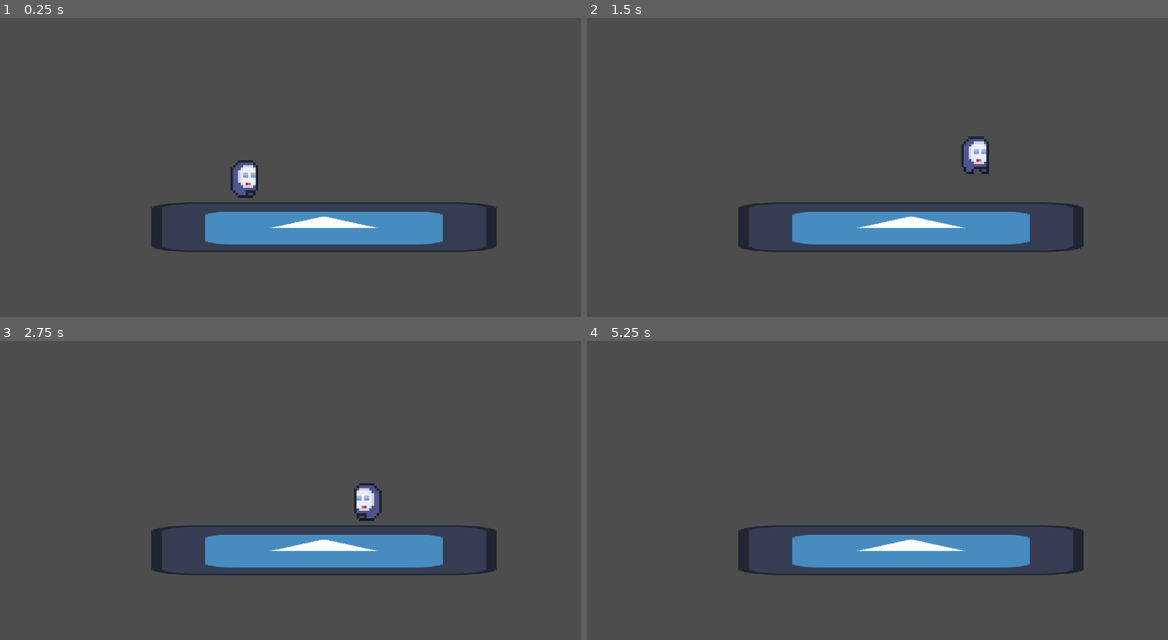
Above: before the commit, frames 1-4 (two rows, left to right).
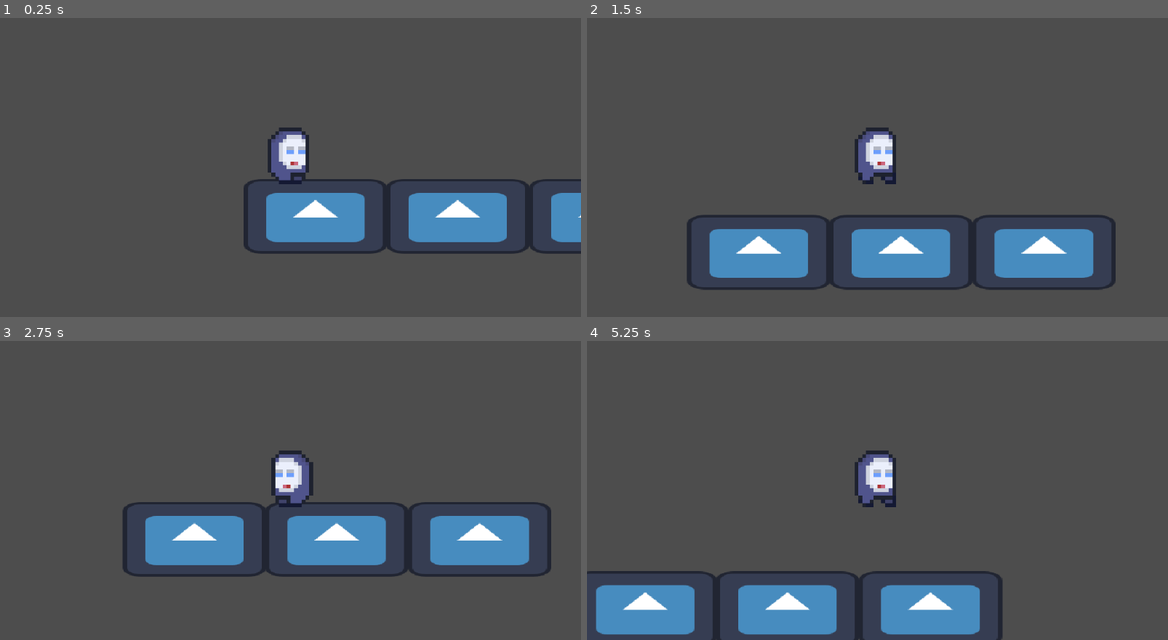
Above: after the commit, the same moments.

Repository: DanSoftDev/godot_basics
Game: Godot game, scene res://Assets/Scene/world.tscn
The game is run twice, just before and just after one commit, with the same random seed, the same clock (stepped at 60 frames per second) and the same inputs. The engine's default icon, where the game draws it, is replaced by a stand-in: a white triangle on a blue panel in a dark square.
Inputs:
- Up to frame 1 (0.25 s): no input
- Up to frame 2 (1.5 s): hold D (Right) from 0.53 s (still down); tap Space (Jump) at 0.77 s
- Up to frame 3 (2.75 s): tap Space (Jump) at 1.52 s; release D (Right) at 2.03 s; hold A (Left) from 2.03 s (still down)
- Up to frame 4 (5.25 s): release A (Left) at 2.78 s; hold D (Right) 2.78-4.28 s; tap Space (Jump) at 3.02, 3.77, 4.52 s; hold A (Left) 4.28-5.03 s; tap Enter at 5 s; hold D (Right) from 5.03 s (still down)

The runs differ from the first frame. In frame 1, 10% of the frame differs, in the area x 26-100%, y 36-79%; in frame 2, 14%; in frame 3, 12%; in frame 4, 16%, in the area x 0-86%, y 36-100%.

Commit message:
added camera2d to player

Diff:
--- a/Assets/Scene/world.tscn
+++ b/Assets/Scene/world.tscn
@@ -5,6 +5,7 @@
 [ext_resource type="Texture2D" uid="uid://b5mim7gvtlh73" path="res://Assets/Sprites/icon.svg" id="3_rfrvd"]
 
 [sub_resource type="RectangleShape2D" id="RectangleShape2D_falot"]
+size = Vector2(10.4, 14)
 
 [sub_resource type="AtlasTexture" id="AtlasTexture_ckic1"]
 atlas = ExtResource("2_cr78j")
@@ -88,19 +89,22 @@
 }]
 
 [sub_resource type="RectangleShape2D" id="RectangleShape2D_6yglq"]
-size = Vector2(674, 91)
+size = Vector2(569, 91)
 
 [node name="Node2D" type="Node2D"]
 
 [node name="CharacterBody2D" type="CharacterBody2D" parent="."]
-position = Vector2(487, 353)
+position = Vector2(429, 417)
 scale = Vector2(5, 5)
 script = ExtResource("1_kq4p8")
+speed = 200
 jumpForce = 250
 jumpHeight = 250
 metadata/_edit_group_ = true
 
 [node name="CollisionShape2D" type="CollisionShape2D" parent="CharacterBody2D"]
+position = Vector2(-0.199997, 0.399994)
+scale = Vector2(1, 1)
 shape = SubResource("RectangleShape2D_falot")
 
 [node name="AnimatedSprite2D" type="AnimatedSprite2D" parent="CharacterBody2D"]
@@ -108,17 +112,30 @@
 animation = &"Jump"
 frame_progress = 0.273516
 
+[node name="Camera2D" type="Camera2D" parent="CharacterBody2D"]
+scale = Vector2(0.5, 0.5)
+zoom = Vector2(1.5, 1.5)
+
 [node name="StaticBody2D" type="StaticBody2D" parent="."]
 z_index = -1
-position = Vector2(322, 510)
+position = Vector2(378, 512)
 metadata/_edit_group_ = true
 
 [node name="Sprite2D" type="Sprite2D" parent="StaticBody2D"]
-position = Vector2(320.5, -40.5)
-scale = Vector2(5.35156, 0.773438)
+position = Vector2(84, 0)
+scale = Vector2(1.48438, 0.773438)
 texture = ExtResource("3_rfrvd")
-metadata/_edit_group_ = true
+
+[node name="Sprite2D2" type="Sprite2D" parent="StaticBody2D"]
+position = Vector2(272, 0)
+scale = Vector2(1.48438, 0.773438)
+texture = ExtResource("3_rfrvd")
+
+[node name="Sprite2D3" type="Sprite2D" parent="StaticBody2D"]
+position = Vector2(461, 0)
+scale = Vector2(1.48438, 0.773438)
+texture = ExtResource("3_rfrvd")
 
 [node name="CollisionShape2D" type="CollisionShape2D" parent="StaticBody2D"]
-position = Vector2(325, -43)
+position = Vector2(270.5, 0)
 shape = SubResource("RectangleShape2D_6yglq")
--- a/Assets/Scripts/CharacterBody2D.gd
+++ b/Assets/Scripts/CharacterBody2D.gd
@@ -1,7 +1,7 @@
 extends CharacterBody2D
 
 @onready var spr = $AnimatedSprite2D
-@export var speed = 300
+@export var speed =250
 @export var jumpForce = 150
 @export var gravity = 200
 @export var jumpHeight = 65
